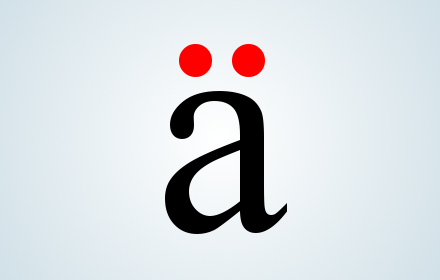
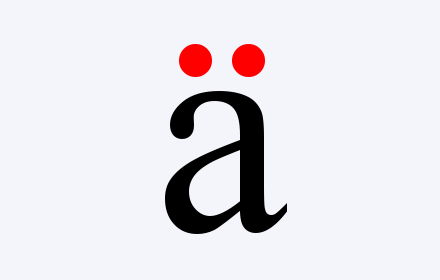
Two versions of the same layered image (w=440, h=280). Layer-by-layer changes:
added layer "Color background" above "White background" over <box>0,0,440,280</box>
